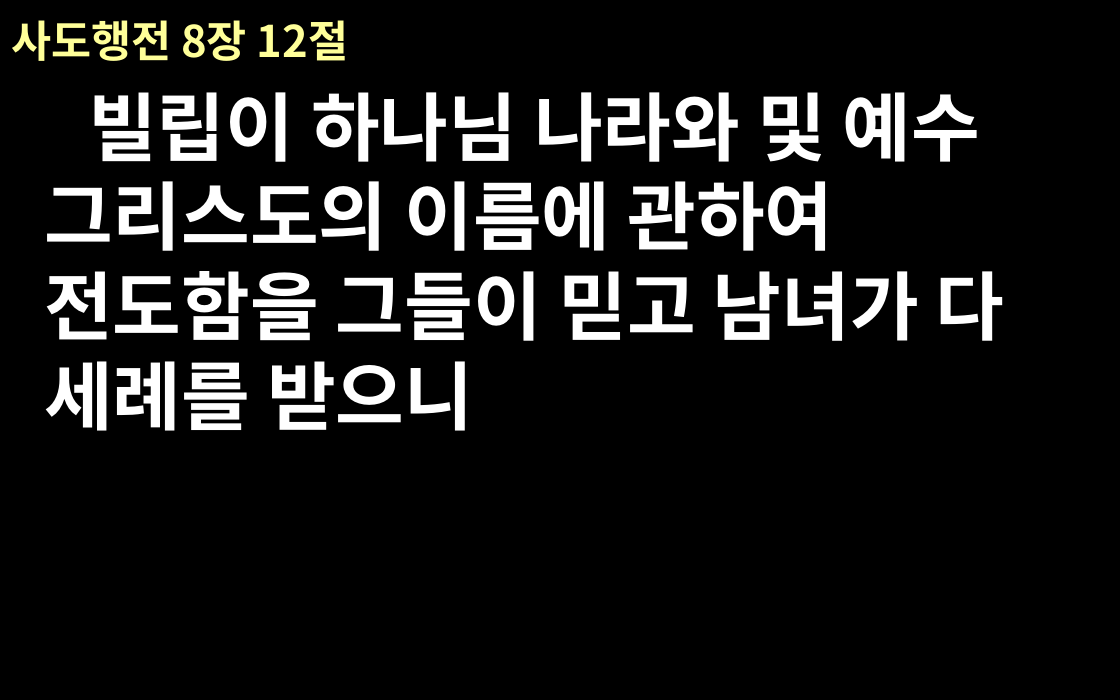
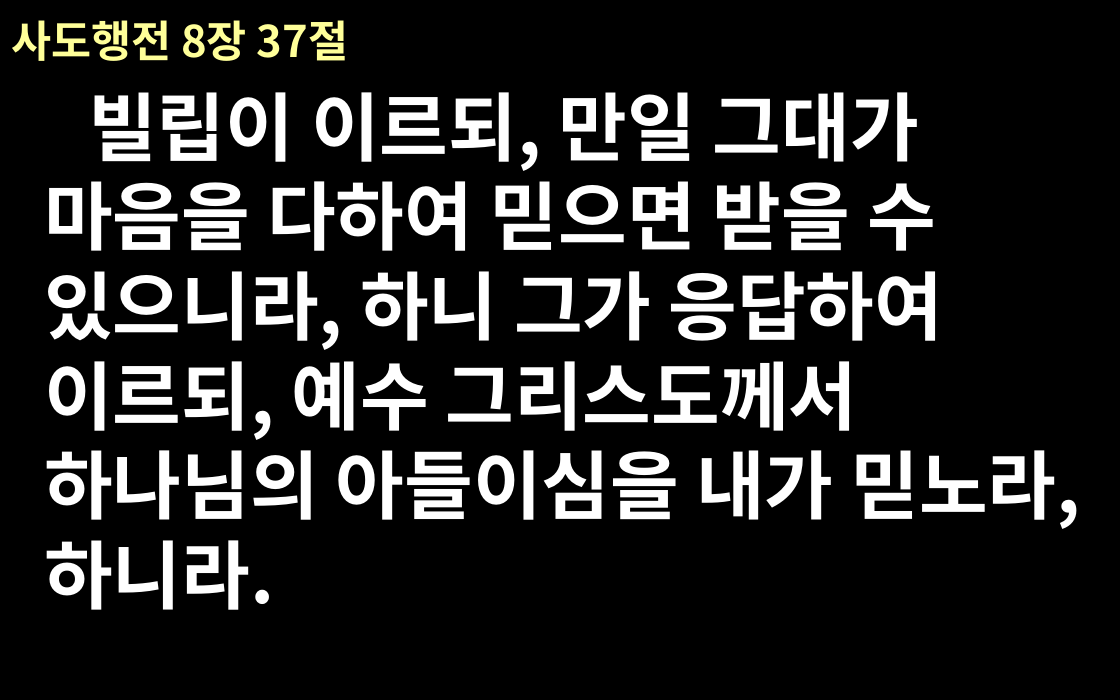
Before and after one commit to euskate/bible_ppt_class, a slide deck: slide 20 of new-file-name.pptx (slide 4 before the commit). Drawn at 1120x700 pixels with LibreOffice and Linux fonts; fonts in the diff are those of the drawing. Boxes give left, top, right and bottom in pixels: in the first picture for what was removed or moved away, otherwise in the second. Text is boxed around its words. In the diff, an @@ line names an element or a change of style, - is before the commit and + after.

```diff
--- a/new-file-name.pptx
+++ b/new-file-name.pptx
@@ title at (11, 20, 348, 61): text changed @@
-사도행전 8장 12절
+사도행전 8장 37절
@@ text at (44, 92, 1081, 610): text changed @@
-빌립이 하나님 나라와 및 예수 그리스도의 이름에 관하여 전도함을 그들이 믿고 남녀가 다 세례를 받으니
+빌립이 이르되, 만일 그대가 마음을 다하여 믿으면 받을 수 있으니라, 하니 그가 응답하여 이르되, 예수 그리스도께서 하나님의 아들이심을 내가 믿노라, 하니라.
```
Also in this commit, not shown: 18 other slides changed, 2 slides added, 1 slide removed, 3 other files.
